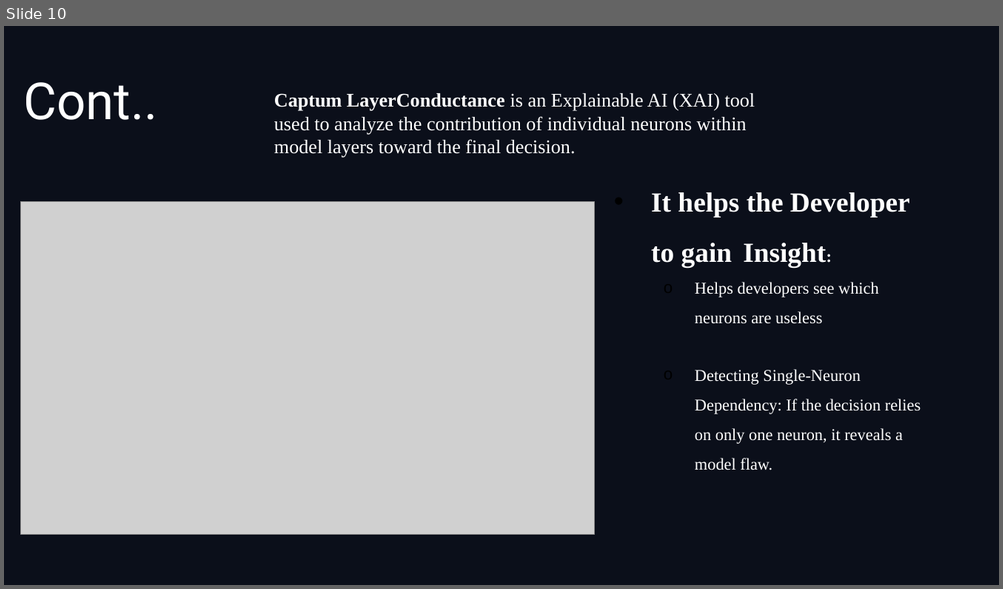
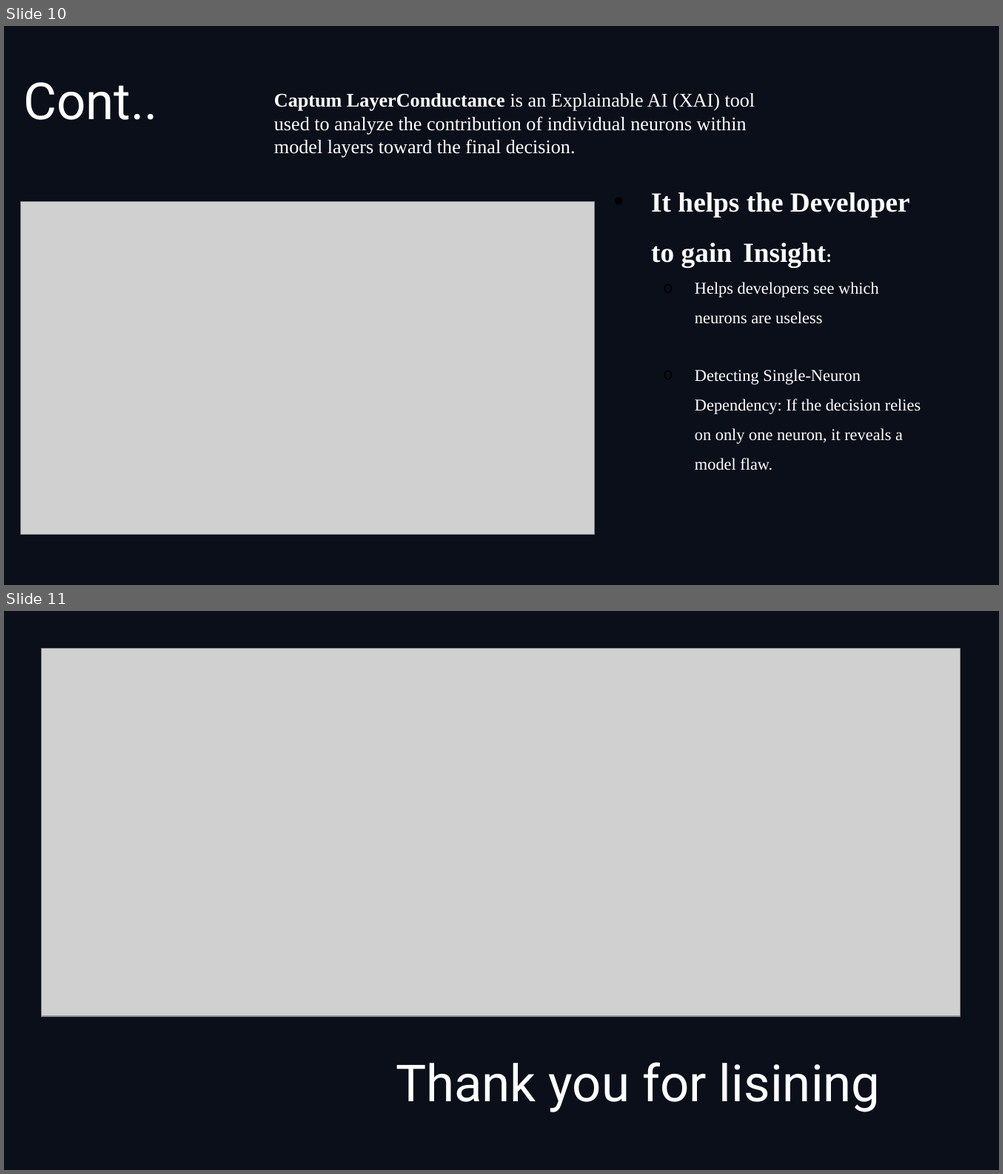
Before and after one commit to Anfal2004/XAI_M2, a slide deck: ST4CS_PPT.pptx. Shown one above the other, each under a label of ours: slide 10 before the commit, slides 10 and 11 after it. The pictures are 1003x589 and 1003x1174 pixels, drawn with LibreOffice and Linux fonts; fonts in the diff are those of the drawing; grey boxes stand for pictures; background and template pictures are left out. Boxes give left, top, right and bottom in pixels: in the first picture for what was removed or moved away, otherwise in the second. Text is boxed around its words. In the diff, an @@ line names an element or a change of style, - is before the commit and + after.

```diff
--- a/ST4CS_PPT.pptx
+++ b/ST4CS_PPT.pptx
@@ slide 11 added at bbox=[4, 611, 999, 1170], background picture (left out) @@
@@ picture added at bbox=[42, 649, 960, 1017] @@
@@ title added at bbox=[395, 1062, 880, 1113], 37 pt, text #FFFFFF @@
+Thank you for lisining
```
Also in this commit, not shown: 2 slides changed, 1 slide removed.
